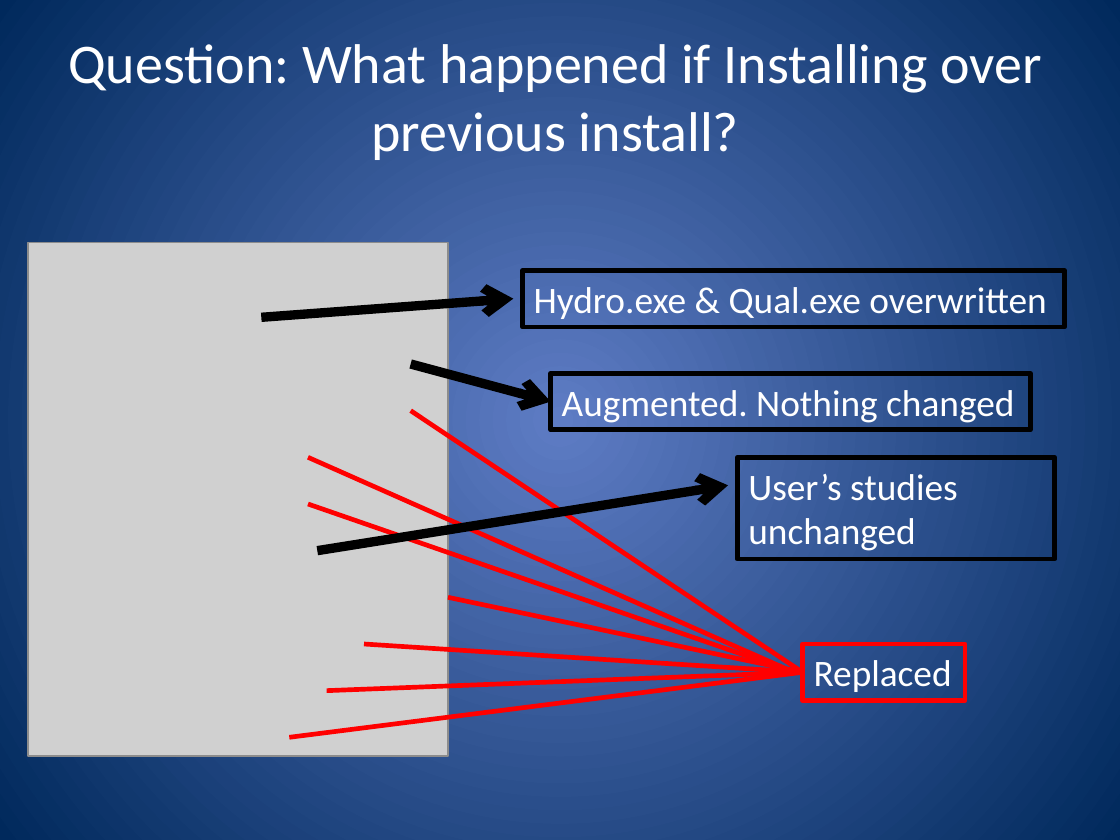
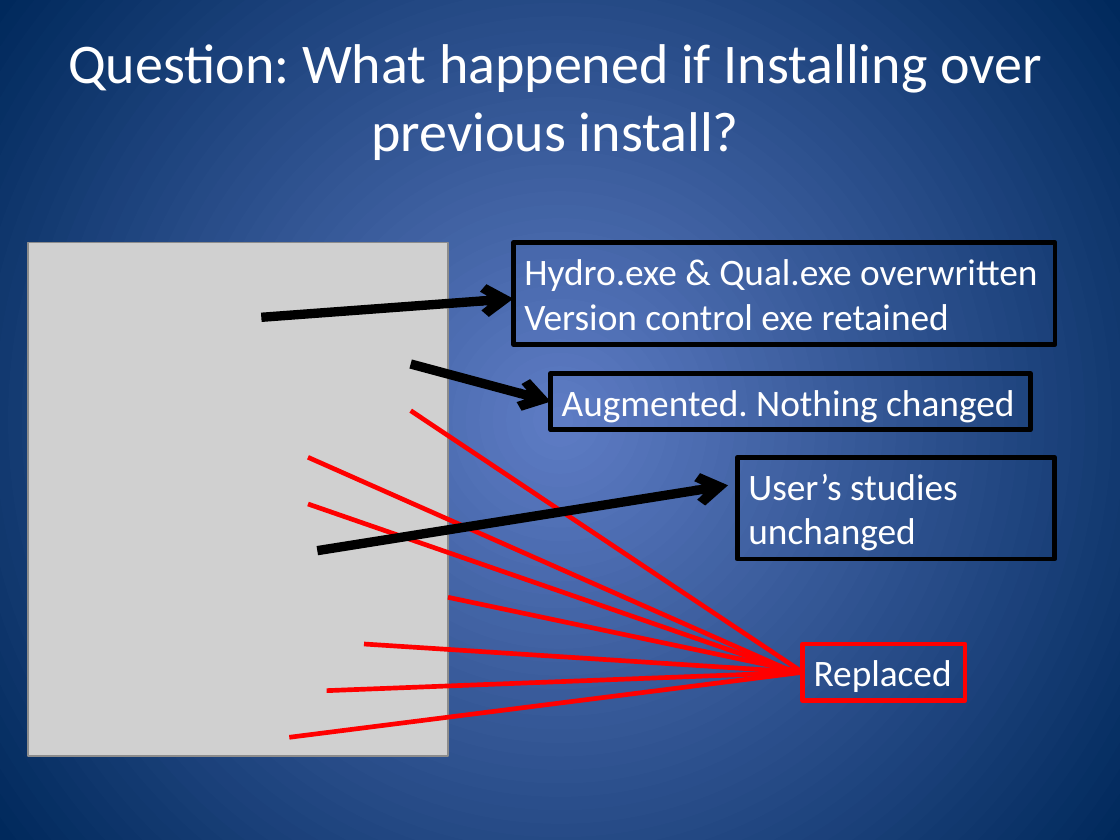
Before and after one commit to CADWRDeltaModeling/dsm2, a slide deck: slide 13 of dsm2/presentations/DSM2 Installation.pptx (slide 12 before the commit). Drawn at 1120x840 pixels with LibreOffice and Linux fonts; fonts in the diff are those of the drawing; grey boxes stand for pictures. Boxes give left, top, right and bottom in pixels: in the first picture for what was removed or moved away, otherwise in the second. Text is boxed around its words. In the diff, an @@ line names an element or a change of style, - is before the commit and + after.

```diff
--- a/dsm2/presentations/DSM2 Installation.pptx
+++ b/dsm2/presentations/DSM2 Installation.pptx
@@ rectangle "Hydro.exe & Qual.exe overwritten": place and size @@
-rectangle "Hydro.exe & Qual.exe overwritten" at bbox=[523, 271, 1065, 327]
+rectangle "Hydro.exe & Qual.exe overwritten" at bbox=[513, 243, 1055, 345]
@@ text in rectangle at bbox=[524, 304, 949, 331]: paragraph added @@
+Version control exe retained
```
Also in this commit, not shown: 2 other slides changed, 1 slide added.
